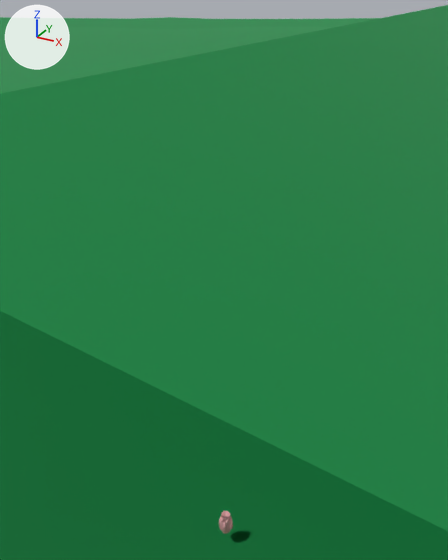
A saved change to the glTF model assets/models/lilypad-animated.glb.
Rendered twice from a camera (50 mm lens) standing at (0.00745, -0.01367, 0.01607) and looking at (-0.0003, 0.00042, 0.00902). Lighting does not change. The marker at upper left points along +X, +Y and +Z. Everything nearer to the camera than a plane just in front of the edit is cut away.

In view in the first picture: 'Flower', 'Lilypad'.
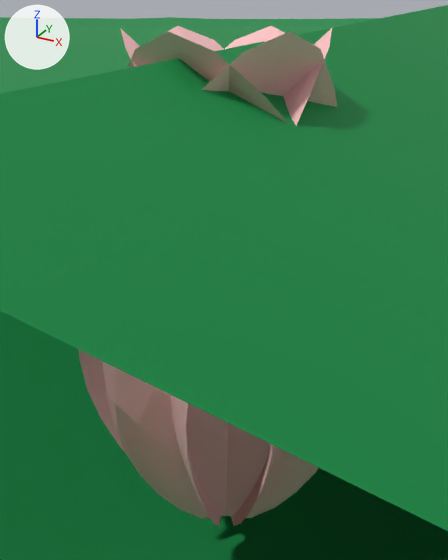
Diff of the bpy script that builds the scene:
```diff
--- a/assets/models/lilypad-animated.glb.py
+++ b/assets/models/lilypad-animated.glb.py
@@ ob_flower @@
 ob_flower.rotation_euler = (0.0, 0.0, 1.047)  # degrees (0, 0, 60)
-ob_flower.scale = (0.000868, 0.000868, 0.000868)
+ob_flower.scale = (0.0149, 0.0149, 0.0149)
```

Where the change shows, as pixel boxes (x1, y1, x2, y2) in the pictures (448 x 560 px):
'Flower', rescaled: before (219, 511, 233, 534); after (78, 26, 337, 526)
